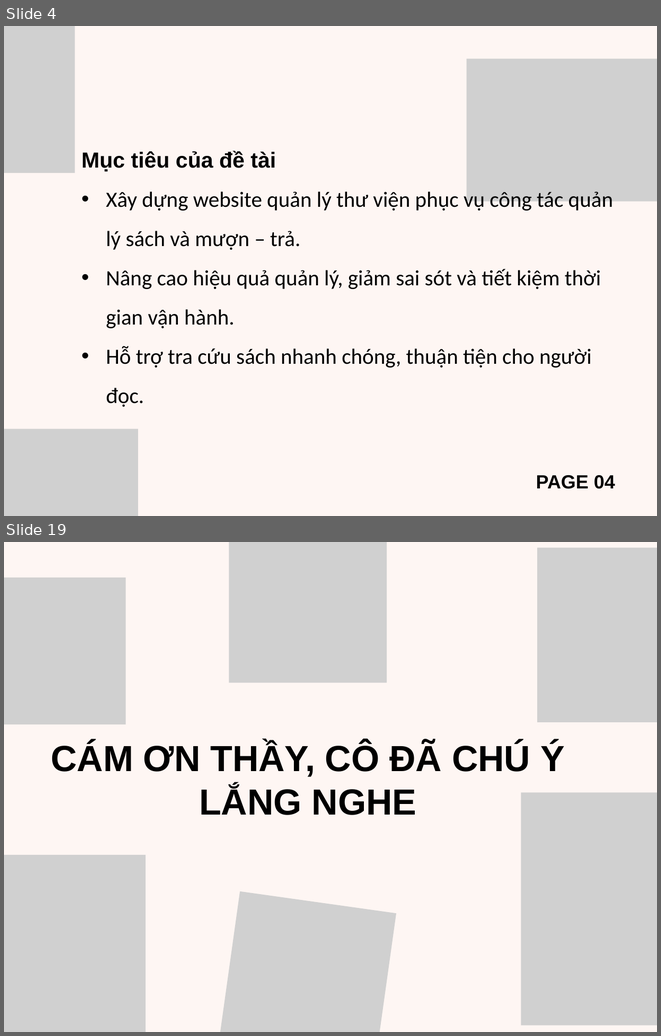
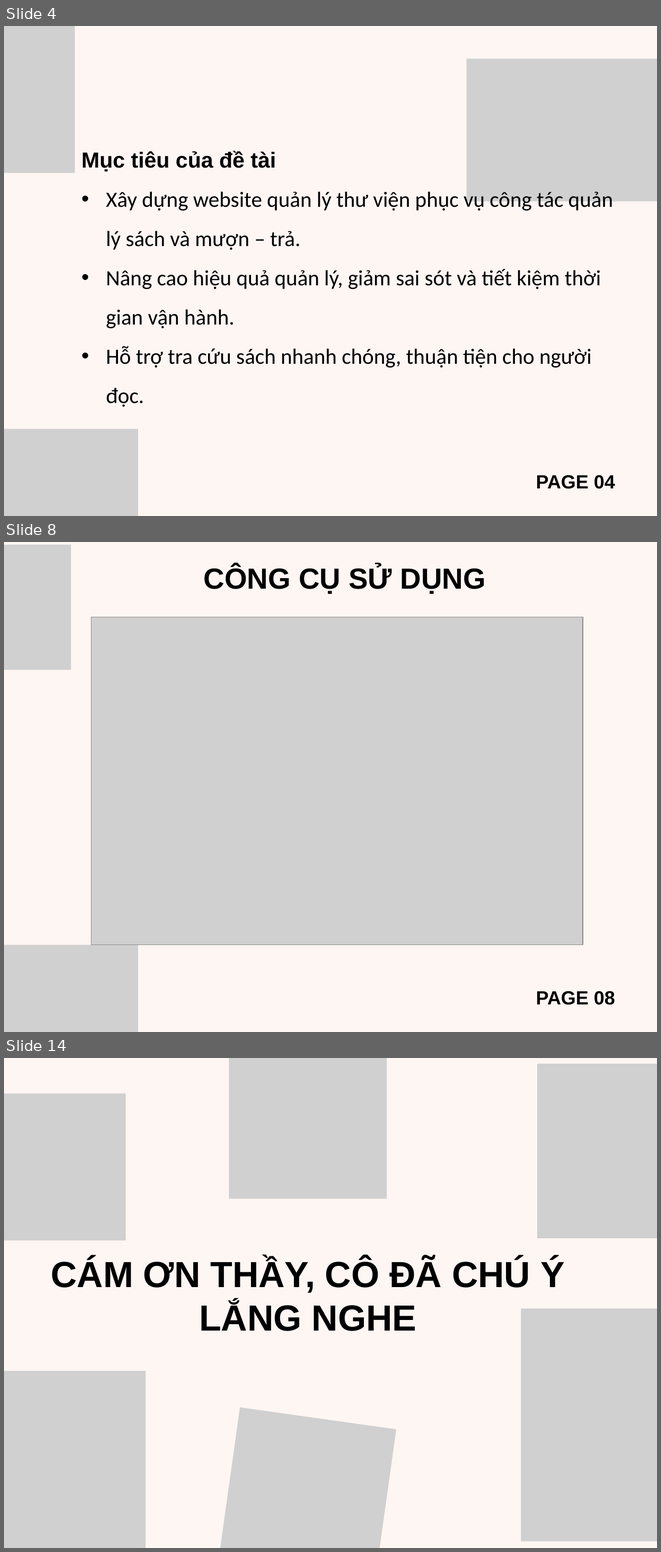
Before and after one commit to QueAnh068/csn-da23ttb-thachnguyenqueanh-webquanlythuvien, a slide deck: thesis/BaoCaoCSNHT.pptx. Shown one above the other, each under a label of ours: slides 4 and 19 before the commit, slides 4, 8 and 14 after it; the slides between them are not shown. The pictures are 661x1036 and 661x1552 pixels, drawn with LibreOffice and Linux fonts; fonts in the diff are those of the drawing; grey boxes stand for pictures. Boxes give left, top, right and bottom in pixels: in the first picture for what was removed or moved away, otherwise in the second. Text is boxed around its words. In the diff, an @@ line names an element or a change of style, - is before the commit and + after.

```diff
--- a/thesis/BaoCaoCSNHT.pptx
+++ b/thesis/BaoCaoCSNHT.pptx
@@ slide 8 added at [4,542,657,1032], background #FEF6F3 @@
@@ picture added at [4,545,71,670] @@
@@ text added at [204,566,486,594], 32 pt, text #000000, bold @@
+CÔNG CỤ SỬ DỤNG
@@ picture added at [91,617,583,945] @@
@@ picture added at [4,945,139,1032] @@
@@ text added at [536,991,615,1005], 21 pt, text #000000, bold @@
+PAGE 08
@@ what was slide 19 is now slide 14 @@
```
Also in this commit, not shown: 7 slides changed, 2 other slides added, 8 slides removed.
